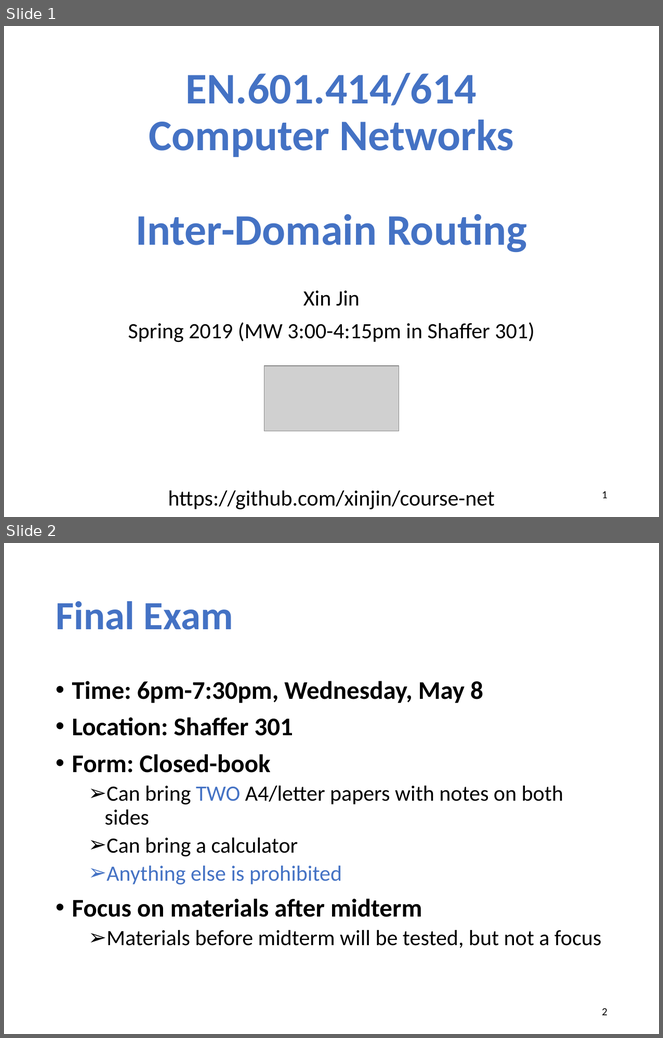
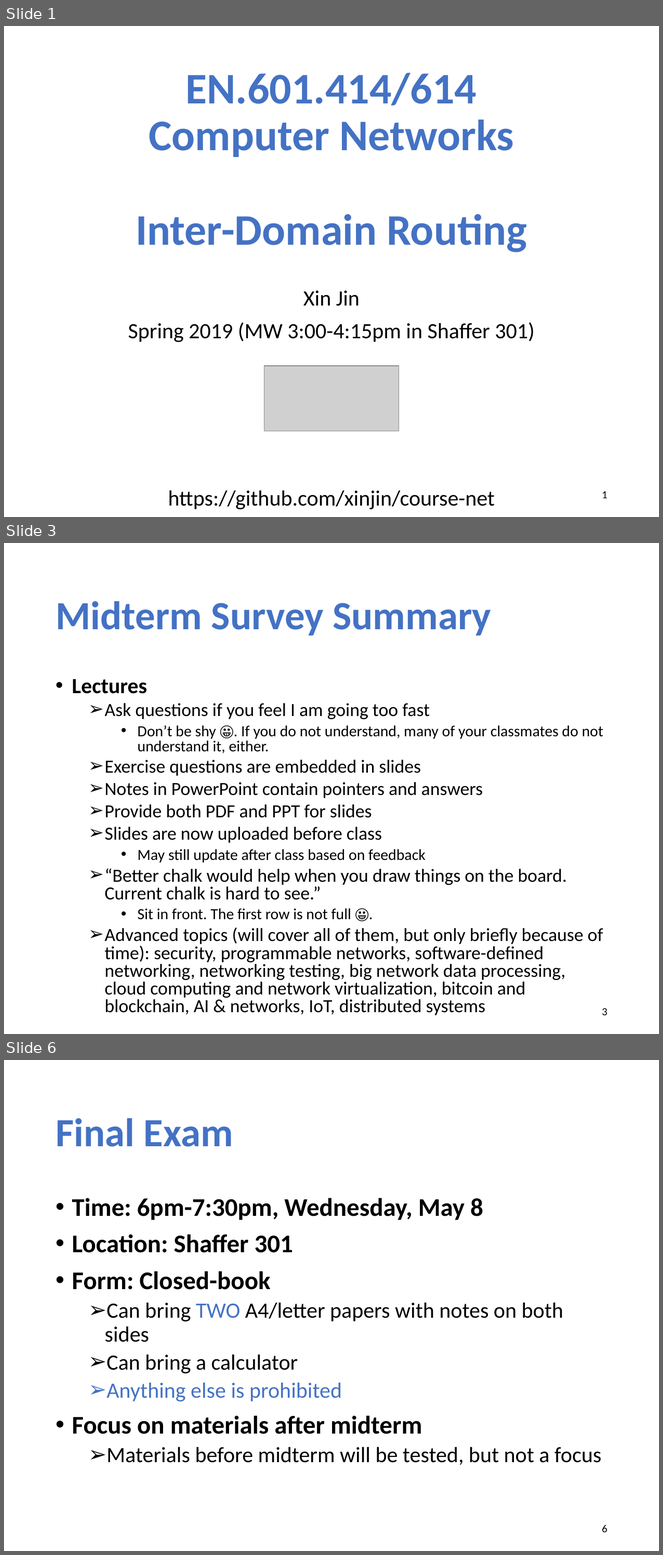
Before and after one commit to xinjin/course-net, a slide deck: slides/lec14_interdomain.pptx. Shown one above the other, each under a label of ours: slides 1 and 2 before the commit, slides 1, 3 and 6 after it; the slides between them are not shown. The pictures are 663x1038 and 663x1555 pixels, drawn with LibreOffice and Linux fonts; fonts in the diff are those of the drawing; grey boxes stand for pictures. Boxes give left, top, right and bottom in pixels: in the first picture for what was removed or moved away, otherwise in the second. Text is boxed around its words. In the diff, an @@ line names an element or a change of style, - is before the commit and + after.

```diff
--- a/slides/lec14_interdomain.pptx
+++ b/slides/lec14_interdomain.pptx
@@ slide 3 added at (4,543,659,1034), background #FFFFFF @@
@@ title added at (55,601,491,636), 44 pt, text #4472C4, bold @@
+Midterm Survey Summary
@@ text added at (72,679,604,1016), 20.4 pt, text #000000 @@
+• Lectures
+  ➢ Ask questions if you feel I am going too fast
+    • Don’t be shy 😀. If you do not understand, many of your classmates do not understand it, either.
+  ➢ Exercise questions are embedded in slides
+  ➢ Notes in PowerPoint contain pointers and answers
+  ➢ Provide both PDF and PPT for slides
+  ➢ Slides are now uploaded before class
+    • May still update after class based on feedback
+  ➢ “Better chalk would help when you draw things on the board. Current chalk is hard to see.”
+    • Sit in front. The first row is not full 😀.
+  ➢ Advanced topics (will cover all of them, but only briefly because of time): security, programmable networks, software-defined networking, networking testing, big network data processing, cloud computing and network virtualization, bitcoin and blockchain, AI & networks, IoT, distributed systems
@@ page number added at (602,1008,608,1016), 12 pt, text #000000 @@
+3
@@ what was slide 2 is now slide 6 @@
@@ page number at (602,1525,608,1533): text changed @@
-2
+6
```
Also in this commit, not shown: 1 slide changed, 3 other slides added, 1 slide removed.
